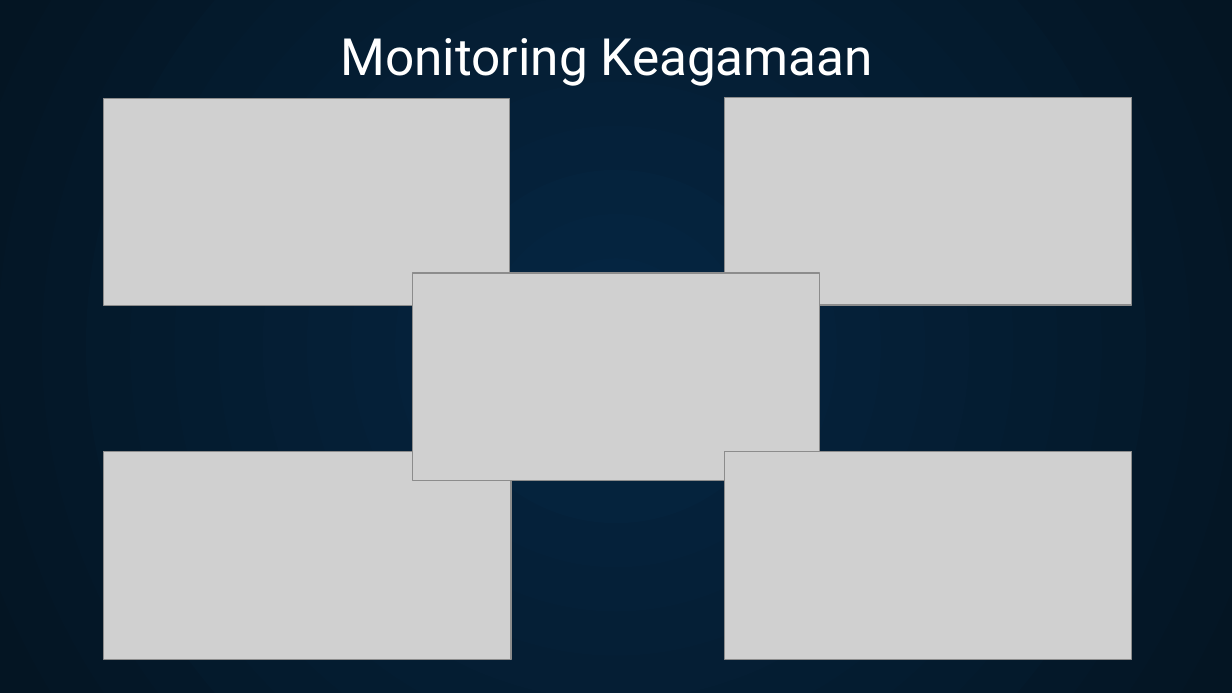
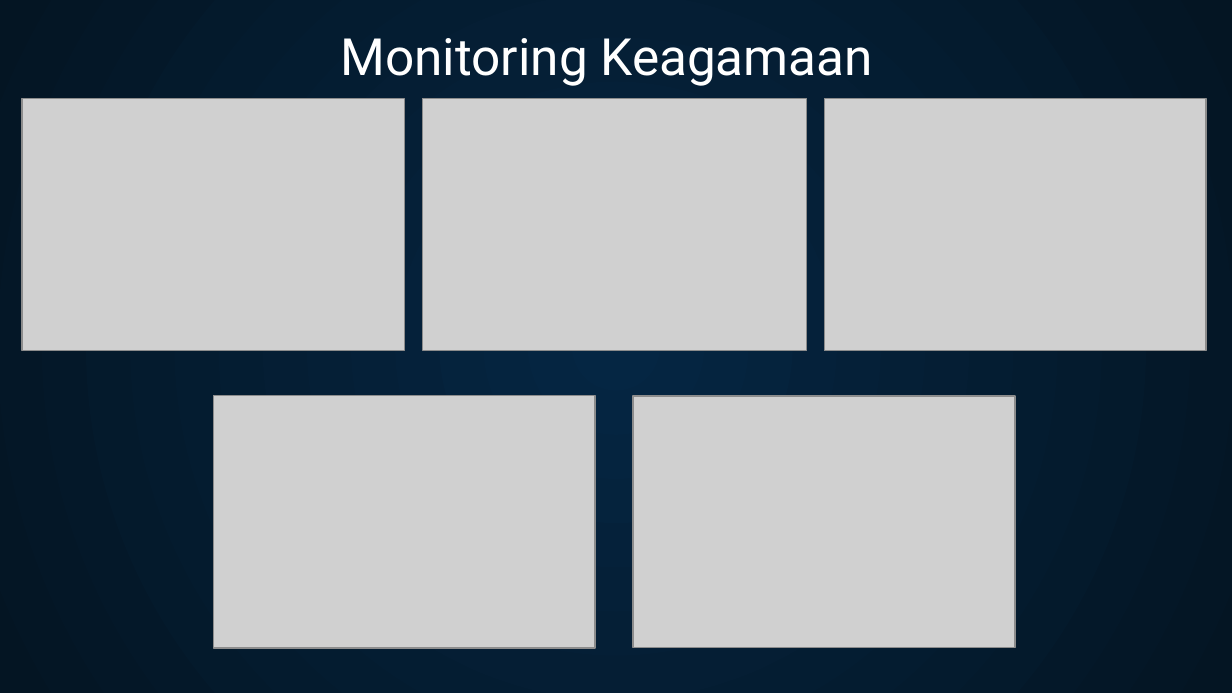
Before and after one commit to faulhaq/app-monitoring, a slide deck: slide 8 of Laporan/PPT/PPT Penggunaan Aplikasi Admin.pptx (slide 7 before the commit). Drawn at 1232x693 pixels with LibreOffice and Linux fonts; fonts in the diff are those of the drawing; grey boxes stand for pictures. Boxes give left, top, right and bottom in pixels: in the first picture for what was removed or moved away, otherwise in the second. Text is boxed around its words. In the diff, an @@ line names an element or a change of style, - is before the commit and + after.

```diff
--- a/Laporan/PPT/PPT Penggunaan Aplikasi Admin.pptx
+++ b/Laporan/PPT/PPT Penggunaan Aplikasi Admin.pptx
@@ picture: place and size @@
-picture at (103,99,509,306)
+picture at (22,99,404,351)
@@ picture added at (423,99,807,351) @@
@@ picture: place and size @@
-picture at (724,97,1132,306)
+picture at (824,99,1206,351)
@@ picture removed at (413,274,821,482) @@
@@ picture added at (213,395,595,648) @@
@@ picture added at (633,395,1015,647) @@
@@ picture removed at (103,451,511,659) @@
@@ picture removed at (724,451,1132,659) @@
```
Also in this commit, not shown: 4 other slides changed, 2 slides added, 16 slides removed, 12 other files.
